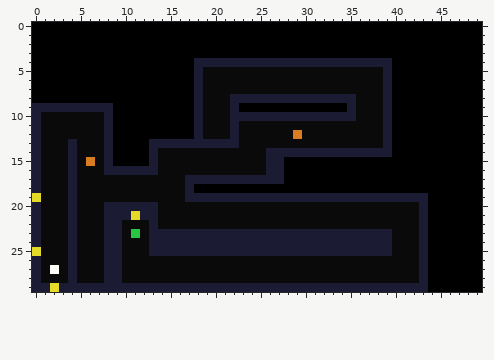
Two states of a pixel-art sprite, assets/level03.png. The first picture shows the starting point.
The file is 50x30 pixels.
The result:
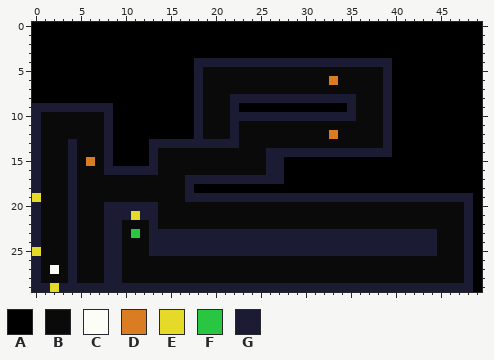
Palette (. is transparent): A #000000  B #0a0a0a  C #fdfdf8  D #da7d22  E #e6da29  F #28c641  G #1b1c33
The exact change:
@@ x 31..35 @@
  5 BBBBB
- 6 BBBBB
+ 6 BBDBB
  7 BBBBB
@@ x 27..35 @@
 11 BBBBBBBBB
-12 BBDBBBBBB
+12 BBBBBBDBB
 13 BBBBBBBBB
@@ x 38..49 @@
 18 AAAAAAAAAAAA
-19 GGGGGGAAAAAA
-20 BBBBBGAAAAAA
-21 BBBBBGAAAAAA
-22 BBBBBGAAAAAA
-23 GGBBBGAAAAAA
-24 GGBBBGAAAAAA
-25 GGBBBGAAAAAA
-26 BBBBBGAAAAAA
-27 BBBBBGAAAAAA
-28 BBBBBGAAAAAA
-29 GGGGGGAAAAAA
+19 GGGGGGGGGGGA
+20 BBBBBBBBBBGA
+21 BBBBBBBBBBGA
+22 BBBBBBBBBBGA
+23 GGGGGGGBBBGA
+24 GGGGGGGBBBGA
+25 GGGGGGGBBBGA
+26 BBBBBBBBBBGA
+27 BBBBBBBBBBGA
+28 BBBBBBBBBBGA
+29 GGGGGGGGGGGA
Changed places in both pictures, as pixel boxes (x1, y1, x2, y2):
changed: (329, 76, 338, 85)
changed: (293, 130, 302, 139)
changed: (329, 130, 338, 139)
changed: (392, 193, 473, 292)
